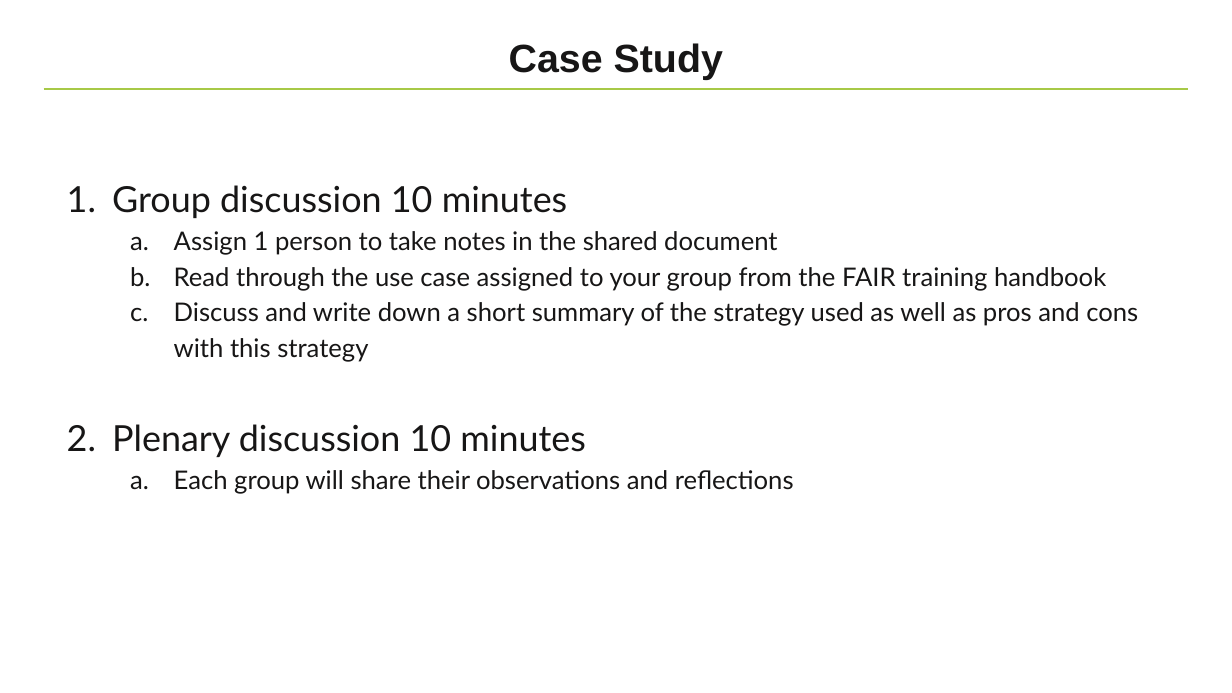
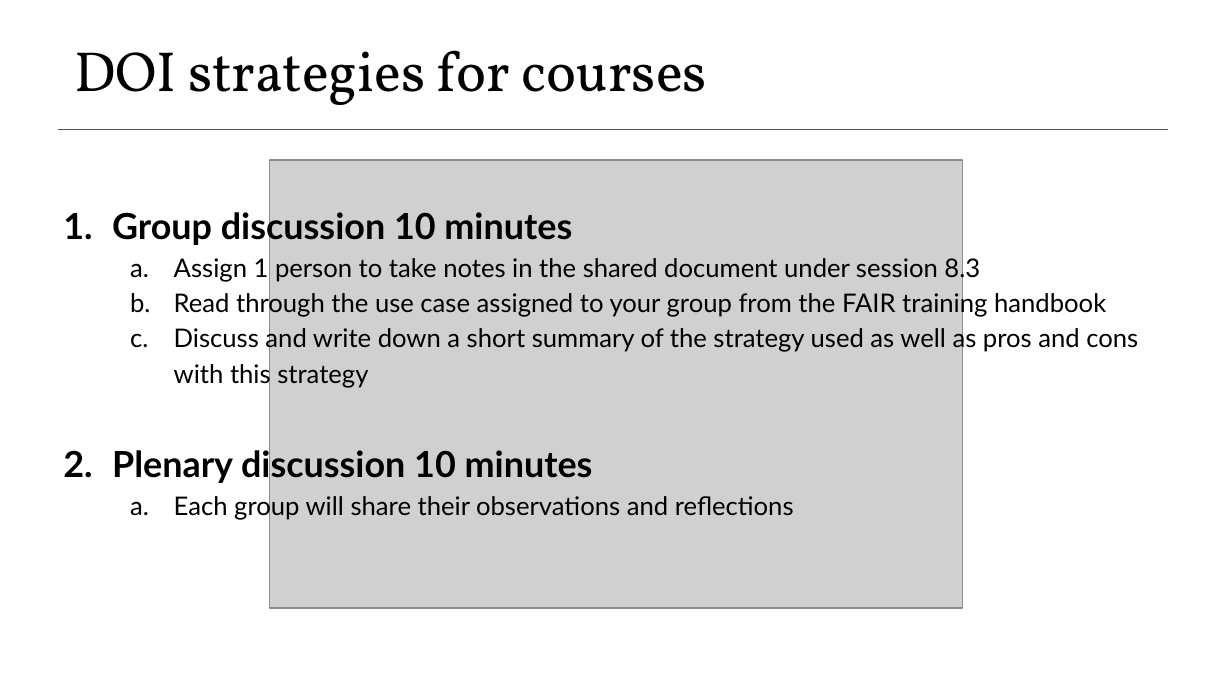
Before and after one commit to elixir-europe-training/ELIXIR-TrP-FAIR-Material-By-Design, a slide deck: slide 12 of docs/supplementary/presentations/ch_08_Unique_identifiers/Session 8 - Unique identifiers for training materials.pptx (slide 11 before the commit). Drawn at 1232x693 pixels with LibreOffice and Linux fonts; fonts in the diff are those of the drawing; grey boxes stand for pictures; background and template pictures are left out. Boxes give left, top, right and bottom in pixels: in the first picture for what was removed or moved away, otherwise in the second. Text is boxed around its words. In the diff, an @@ line names an element or a change of style, - is before the commit and + after.

```diff
--- a/docs/supplementary/presentations/ch_08_Unique_identifiers/Session 8 - Unique identifiers for training materials.pptx
+++ b/docs/supplementary/presentations/ch_08_Unique_identifiers/Session 8 - Unique identifiers for training materials.pptx
@@ text added at bbox=[74, 50, 707, 105], 33 pt, text #000000 @@
+DOI strategies for courses
@@ title removed at bbox=[509, 43, 723, 80] @@
-Case Study
@@ line removed from (43, 89) to (1189, 89) @@
@@ text "Group discussion 10 minutes": place and size @@
-text "Group discussion 10 minutes" at bbox=[112, 185, 1138, 494]
+text "Group discussion 10 minutes" at bbox=[112, 208, 1138, 521]
@@ line added from (58, 129) to (1168, 129), #44546A 0.56 pt @@
@@ picture added at bbox=[270, 160, 962, 609] @@
@@ text at bbox=[112, 208, 1138, 521]: text colour #171616 to #000000 in "Group discussion 10 minutes", "Read through the use case assigned to ...", "Discuss and write down a short summary ...", "Plenary discussion 10 minutes" and 1 more places; bold on in "Group discussion 10 minutes", "Plenary discussion 10 minutes"; indent changed; bullet colour #171616 to #000000 @@
@@ text at bbox=[174, 255, 980, 282]: text changed; text colour #171616 to #000000 @@
-  a. Assign 1 person to take notes in the shared document
+  a. Assign 1 person to take notes in the shared document under session 8.3
```
Also in this commit, not shown: 11 other slides changed, 6 slides added, 4 slides removed, 3 other files.
